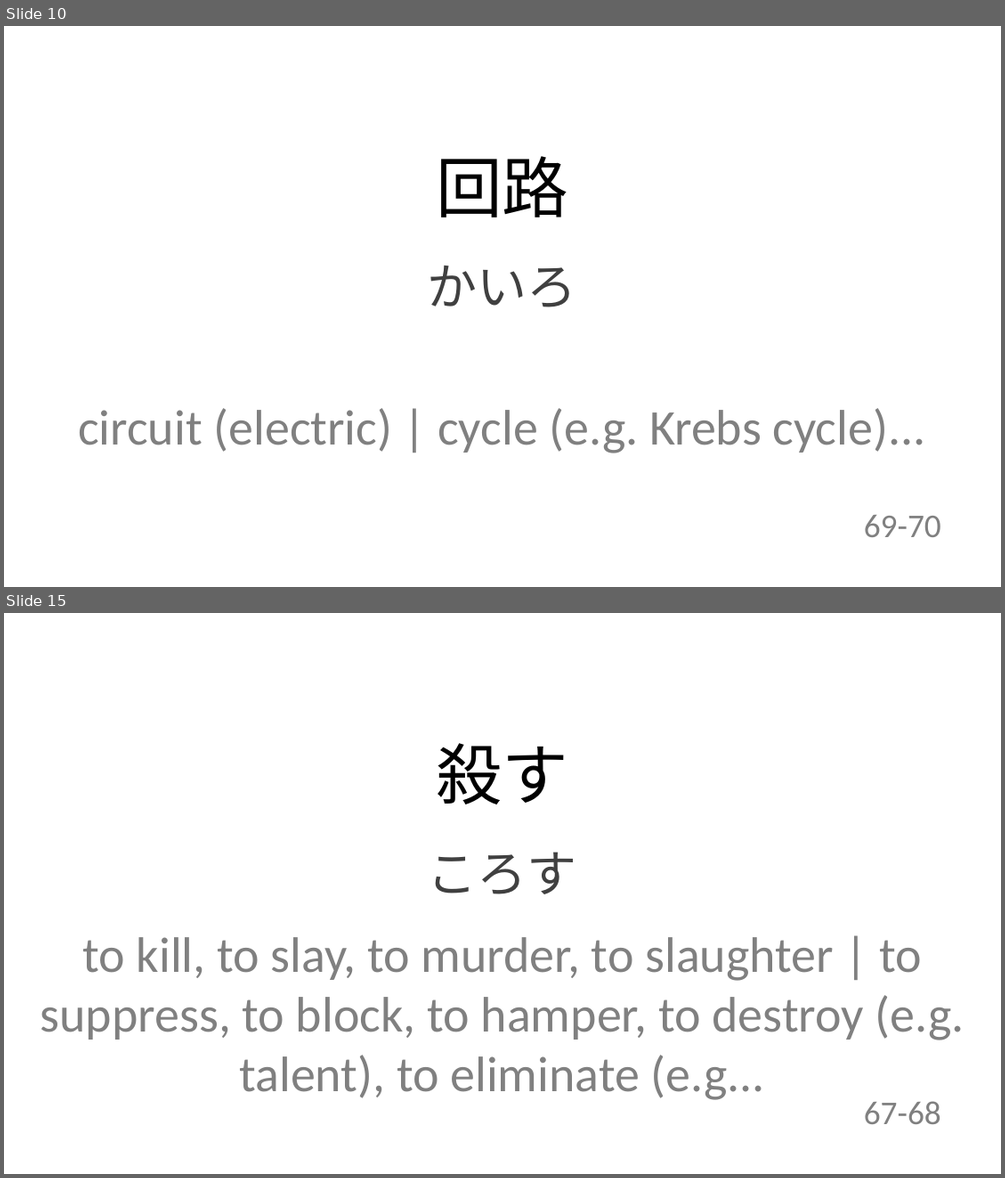
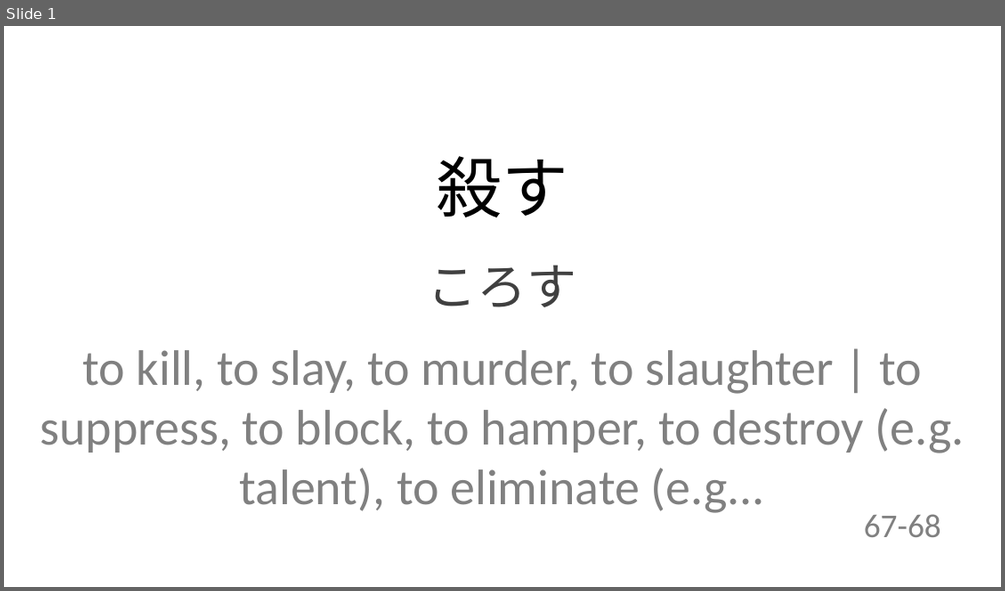
Before and after one commit to ariqRam/ankislide, a slide deck: 10|2-6/2023-10-6/kanji-todaysTest.pptx. Shown one above the other, each under a label of ours: slides 10 and 15 before the commit, slide 1 after it; the slides between them are not shown. The pictures are 1005x1178 and 1005x591 pixels, drawn with LibreOffice and Linux fonts; fonts in the diff are those of the drawing. Boxes give left, top, right and bottom in pixels: in the first picture for what was removed or moved away, otherwise in the second. Text is boxed around its words. In the diff, an @@ line names an element or a change of style, - is before the commit and + after.

```diff
--- a/10|2-6/2023-10-6/kanji-todaysTest.pptx
+++ b/10|2-6/2023-10-6/kanji-todaysTest.pptx
@@ slide 10 removed at [4,26,1001,587], background #FFFFFF @@
@@ text removed at [436,156,568,217] @@
-回路
@@ text removed at [428,265,577,307] @@
-かいろ
@@ text removed at [78,408,926,453] @@
-circuit (electric) | cycle (e.g. Krebs cycle)...
@@ text removed at [864,515,941,537] @@
-69-70
@@ what was slide 15 is now slide 1 @@
```
Also in this commit, not shown: 1 slide changed, 9 slides added, 12 other slides removed, 34 other files.
